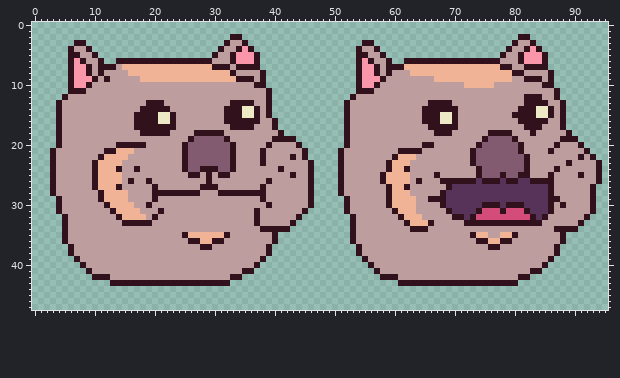
Edited in one commit: sprite sheet (Cosmo-Truckers/Assets/Checked Out/Cole/Art/MG_Art/0. PM_Art/1. LDG/1. Base/4. Head Rush/PM_LDG_CatGun.png). Above, as it was before the edit.
The file is 96x48 pixels.
And afterwards:
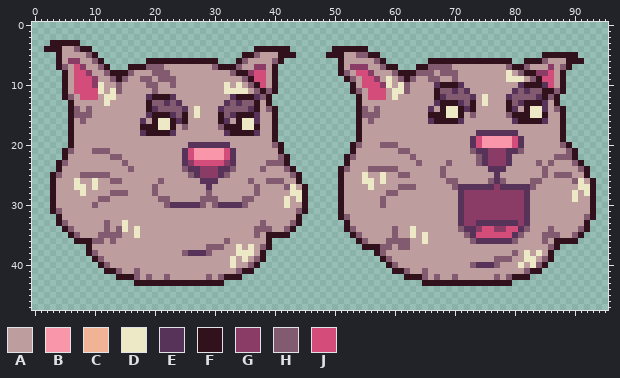
Palette (. is transparent): A #bd9d9d  B #fa96aa  C #f0b395  D #ede8c5  E #573359  F #30111c  G #8a3b66  H #825b70  J #d44c79
Message: Alex LDG art import
From old to new:
Changed rows in their new state; - is an unchanged pixel.
first column x 2:
 2 -------------------------------..----------------------------------------------..------------
 3 -FFFF-.-----------------------....-------------------..-----------------------....-----------
 4 FFFAAHF----------------------......FFFFFF-------FFFF-F..---------------------......----------
 5 --FAAA-H--------------------.....FFHAAAFFF-----FFFAAHHFF.-------------------.......-FFFFF----
 6 --FAGGA-H---.....-----------F...FHAAAAHF---------FAAAAAHF.--....------------FF..FFFHAAAFFF---
 7 --FHAJGA-H-...FFFHHHAAAAAAAAH--FHAAGGAF----------FAGGGAAH--...FFHHHHAAAAAAAAAHFFHAAAGAHF-----
 8 ---FAJJG-AHFFFHAAAHHHAAAAAAAAAAHFFGJJAF----------FHAJJGA-AHFFFHHHAHHHAAAAAAAADAHFFGGJAF------
 9 ---FAJJJG-AHFH--HHAHHHAAAAAAAAAAAH-JJAF-----------FHAJJGAD-HFH--HHAAHAAAAAAAADDDAH-JJAF------
10 ---FAJJJGD--H----HH--H--------D-D-H-JAF------------FAJJJGD-DH----EFFFEAAAAA----EFFFEJAF------
11 ---FAJJJJD-DH-----H-----------DDDD-HFHF------------FHAJJJ-DDH----FHHEHE-------EHEHHFFHF------
12 ----H-JJJ-DD-----EFFFE---------EFFFEH--------------.F-JJJ-D------FEHHHHE-D---EHHHHEFH--------
13 --..F-----D-------HHEHE-------EHEHHF--------------..F-----------AE--FEHF-D---FHE---E-F.------
14 --..FH-H--------A-EHHHHE-D---EHHHHE--HF-----------..FH-H-------AEA-DDFEF-----FEA-D-EAH-------
15 --..FHHH-------AAE-FFEHF-D---FHE-FFE-AF-----------..FHHH-------A--F-DF-H-----H---D-FA--------
16 --..F-H--------AEA----EF-----FEA-DDE--------------..F-H--------AE-FF-E--------E----E---------
17 --..F----------A---DD--H-----HF--DDF--------------..F-----------AAAAA-----------AAA----------
18 --..F-----------E----E---AAAAAEFFFFE--F.----------..F------------AAA----EEEEEEE--A----F.-----
19 --..F-------------------AAAAAAA--------...--------..F------------------EJBBBBBJE-------..----
20 --..F-------AAAAA------AEEEEEEEA-----AHF...-------.FH---HHH----AA------EJBBBBBJE-----AHF..---
21 -..FH---HHHAAAA--------EJBBBBBJE----A--F....-----..F-------HHAA--------HEEGGGEEH----A--HF..--
22 -..F-----AAHHA---------EJBBBBBJE----A--HF...-----.FH------AAAH---------A-EGGGEAAA----HHHF...-
23 -.FH----AAAAAH---------EGJJJJJGE----AHHHF....----.F------AAAA-H----H---A-EGGGEAAA-H-H--AHF...
24 -.F-----AAAAA-HA-------HEEGGGEEH----H--AHF...-----H---HHHHHAA-----H-----AAEEEAAAA--H-A---HF..
25 --H---HHHHHAA-----------HEGGGEH----------HF..--------D--DAAHH----AH-----AAAEAAAAA--HAHHH-AF..
26 -----D--DAAHH-A--A-H------EEE-----H--HHH--F..--------DD-DAAAA-A---AHHAAAAAHEHAAAAHHAA---HD-F.
27 -----DD-DAAAA-----H-------AEA------HA---HD-F.---------D--AAHHH-----AH------G-----HAAA----DD--
28 ------D--AAHHH----HAAAAAAA-H-AAAAAAHA----DDF.------------HHAA-----AAA-GGGGGGGGGG-AAAA---D-D--
29 -FA------HHAAA----AHH-----HHH----HH-A---D-DF.----FA-----HAAAAA--AAAAA-GGGGGGGGGG-AAAAA--D----
30 -FA-----H-AAAAA--A--HEEEEEH-HEEEEH---A--D--F.----FA-----HAAAAA----AAA-GGGGGGGGGG-AAAA-A------
31 -FH--------AAAAA---A---------------A------H------FA-------AAAA-----AA-GGGGGGGGGGEAAAA--------
32 --FA--------AAAAA-A----------------A-------------FHA-------AAAA-----AEGGGGGGGGGGEAAA------HF-
33 --FH------H--DAAAA-----------------AH----HF-------FA--------AAAAA----EGGEEEEEEEGEAA------AF--
34 ----H-----H-HD-D-------------------HHHAAHF--------FH------H--DAA-----HEEGJJGGJJEH---HAAAAHF--
35 ---.FH---HHHH--D-------AAAAAAAA----H-F-FF-----------H-----H--D-D------HEJJJJJJEH---HHHAAHF---
36 ---..FFFHH-H------------AAAAAAH------F.------------.FH---HHHH--D-------HEEEEEEH----H-F-FF----
37 ----...F------------------AHHH--D-D-H---------------.FFFHH-HH-------------AA--------H--------
38 ----...FH--------------HEEEH----DDD-F.--------------...FH---------------------H-D-D-F.-------
39 -----...FH---------------------D-D-H-----------------...FH-----------------HHH--DD-H---------
40 ------...FH--------------------D--H-------------------...FH------------HEEEH---D-DH----------
41 -------...FFH--H----------------H----------------------...FFH--H----------------H------------
42 --------....FFFH-H--H------H-HF-------------------------....FFFH-H--H------H-HF--------------
43 -----------....---------------.----------------------------....---------------.--------------
Changed places in both pictures, as pixel boxes (x1, y1, x2, y2):
changed: (44, 34, 314, 286)
changed: (326, 34, 602, 286)
